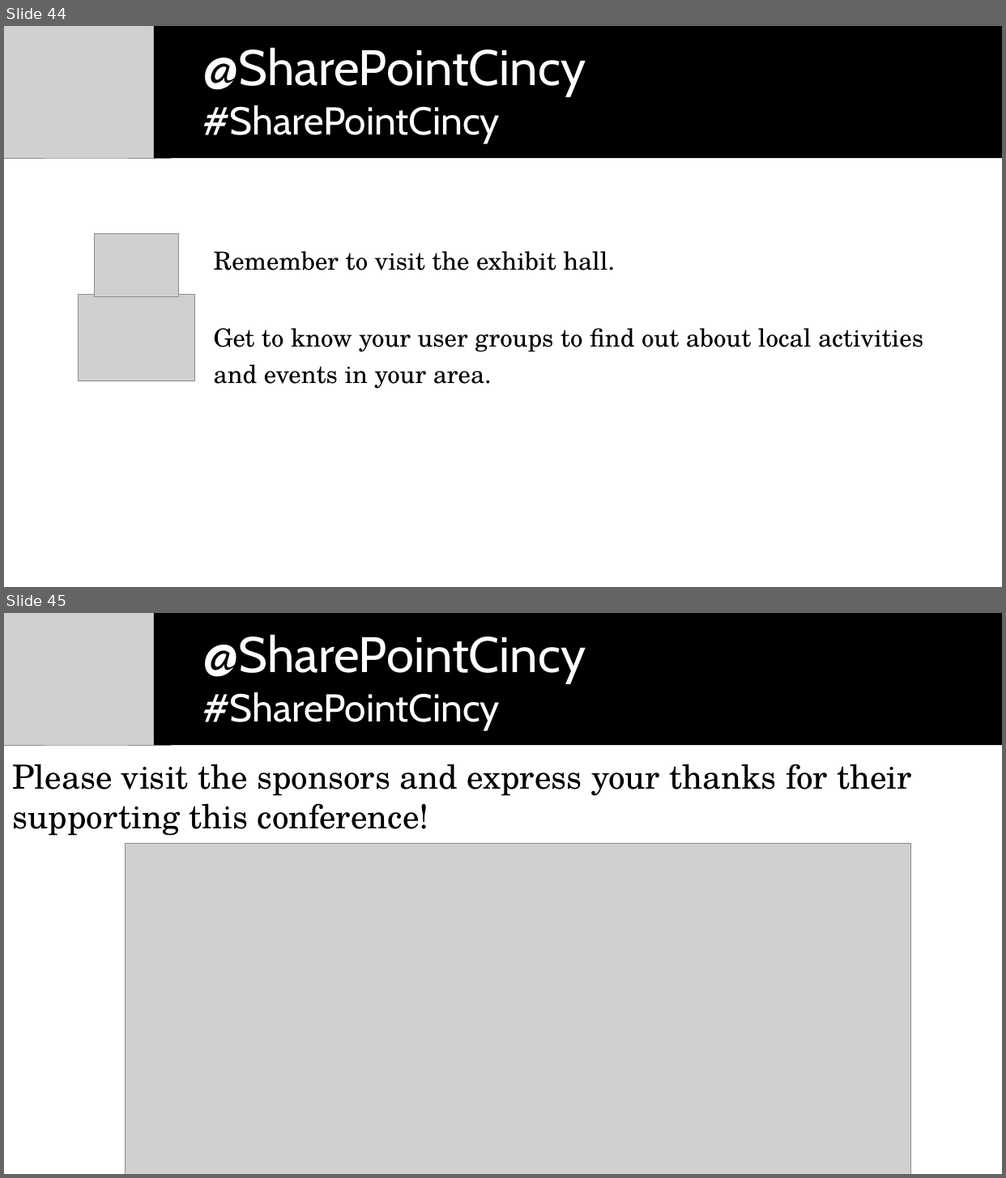
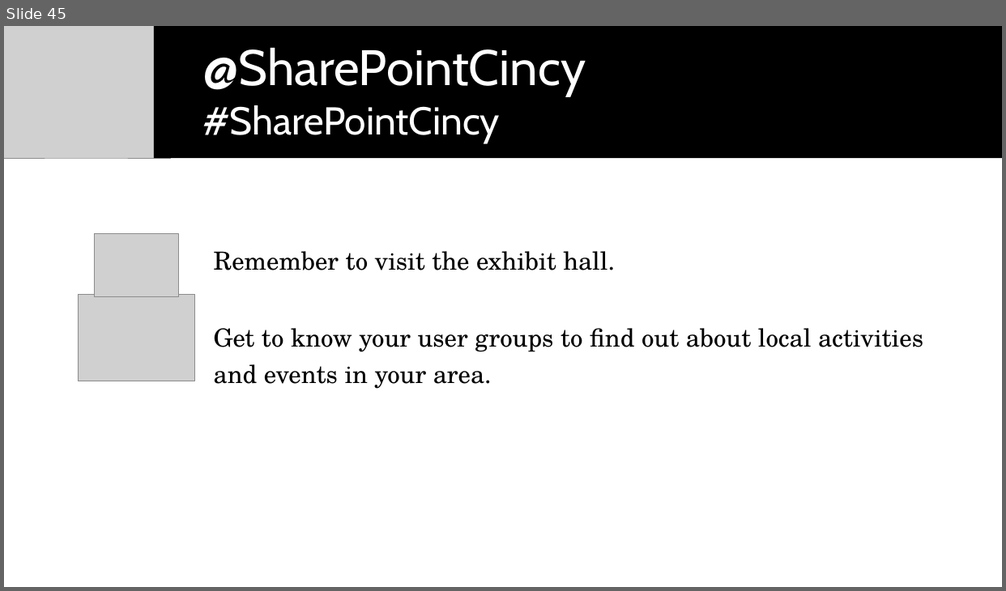
Before and after one commit to spietrek/SharePointCincy2015, a slide deck: Building SPAs in SharePoint Using AngularJS.pptx. Shown one above the other, each under a label of ours: slides 44 and 45 before the commit, slide 45 after it. The pictures are 1006x1178 and 1006x591 pixels, drawn with LibreOffice and Linux fonts; fonts in the diff are those of the drawing; grey boxes stand for pictures. Boxes give left, top, right and bottom in pixels: in the first picture for what was removed or moved away, otherwise in the second. Text is boxed around its words. In the diff, an @@ line names an element or a change of style, - is before the commit and + after.

```diff
--- a/Building SPAs in SharePoint Using AngularJS.pptx
+++ b/Building SPAs in SharePoint Using AngularJS.pptx
@@ slide 45 removed at <box>4,613,1002,1174</box>, background #FFFFFF @@
@@ picture removed at <box>4,613,170,745</box> @@
@@ rectangle removed at <box>154,613,1002,745</box> @@
@@ text removed at <box>202,634,586,730</box> @@
-@SharePointCincy
-#SharePointCincy
@@ text removed at <box>12,764,912,836</box> @@
-Please visit the sponsors and express your thanks for their supporting this conference!
@@ picture removed at <box>126,844,910,1174</box> @@
@@ what was slide 44 is now slide 45 @@
```
Also in this commit, not shown: 9 slides changed, 2 slides added.
